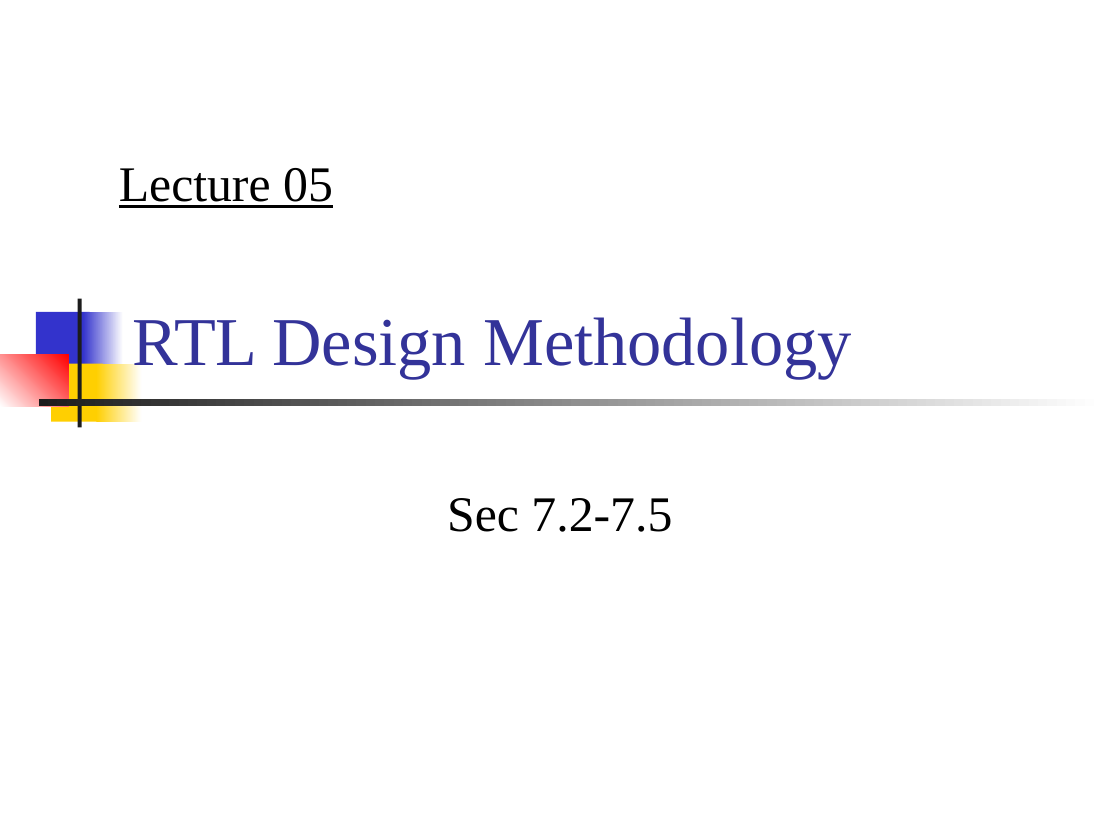
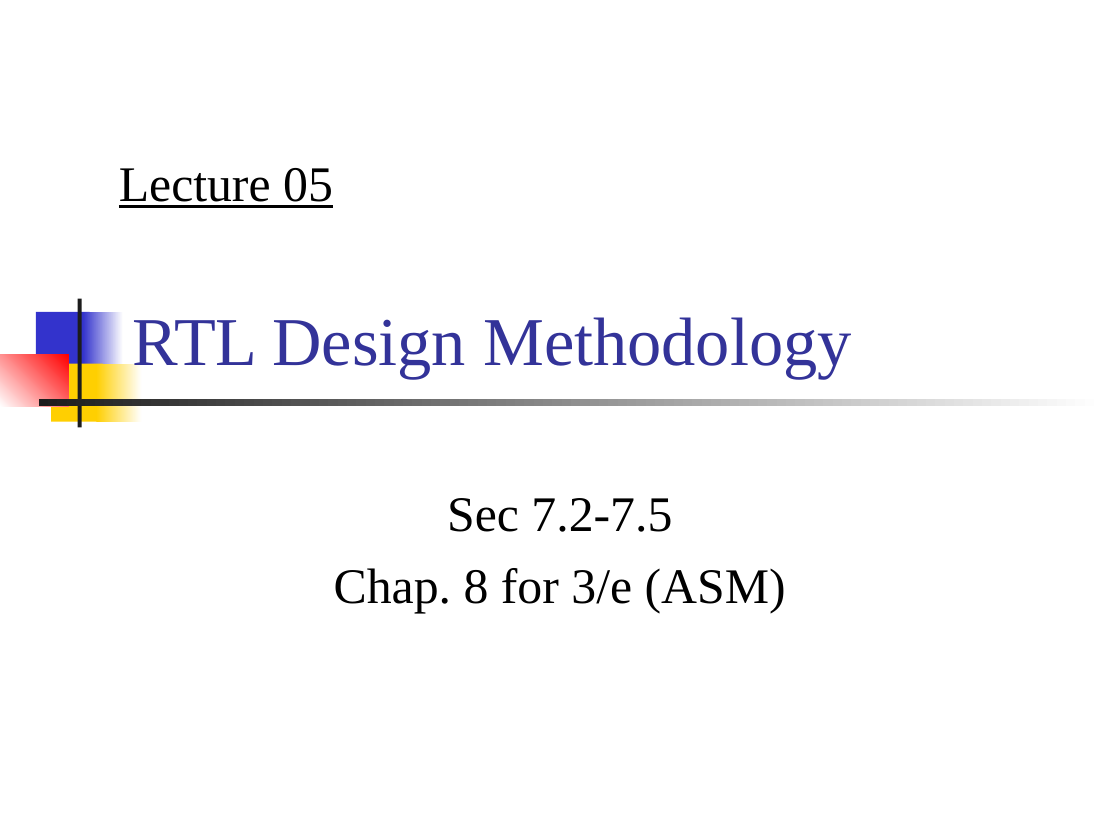
Before and after one commit to CGUSystemCourses/ComputerOrg-2015, a slide deck: slide 1 of Lectures/lec05-RTL_design/lec05-RTL_design.ppt. Drawn at 1120x840 pixels with LibreOffice and Linux fonts; fonts in the diff are those of the drawing. Boxes give left, top, right and bottom in pixels: in the first picture for what was removed or moved away, otherwise in the second. Text is boxed around its words. In the diff, an @@ line names an element or a change of style, - is before the commit and + after.

```diff
--- a/Lectures/lec05-RTL_design/lec05-RTL_design.ppt
+++ b/Lectures/lec05-RTL_design/lec05-RTL_design.ppt
@@ subtitle at [334, 568, 786, 613]: paragraph added @@
+Chap. 8 for 3/e (ASM)
```
Also in this commit, not shown: 18 other slides changed.
